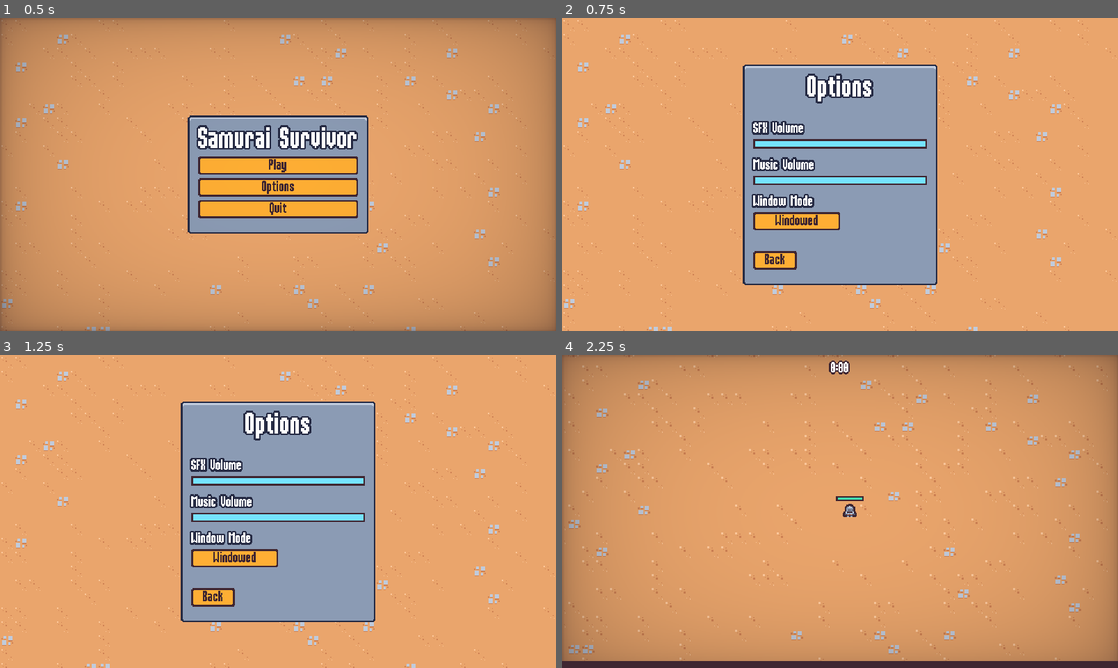
Above: before the commit, frames 1-4 (two rows, left to right).
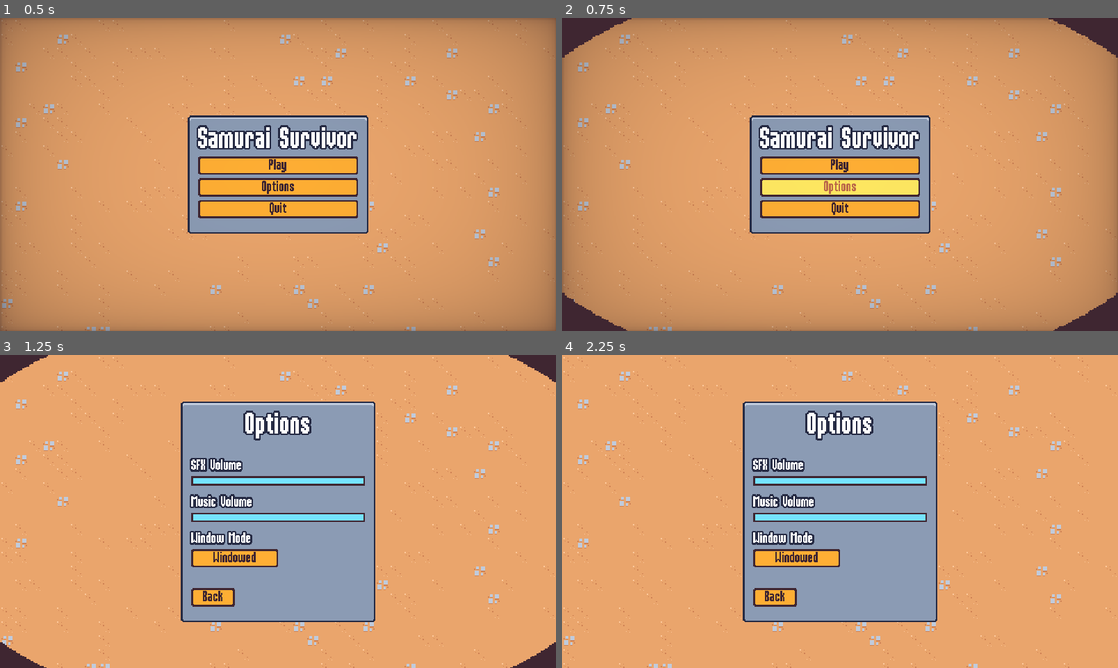
Above: after the commit, the same moments.

Repository: zoli0829/Survival_Godot_4
Game: Godot game, scene res://Scenes/ui/main_menu.tscn
The game is run twice, just before and just after one commit, with the same random seed, the same clock (stepped at 60 frames per second) and the same inputs.
Inputs:
- Up to frame 1 (0.5 s): no input
- Up to frame 2 (0.75 s): click "Options" at 0.5 s
- Up to frame 3 (1.25 s): no input
- Up to frame 4 (2.25 s): click "Back" at 1.25 s; click "Play" at 2 s

Frame 1 is identical in both runs. In frame 2, 54% of the frame differs, in the area x 0-100%, y 0-100%; in frame 3, 1.4%; in frame 4, 59%.
Error before the commit: Parse Error: Could not find type "HitboxComponent" in the current scope. (res://Scenes/ability/sword_ability/sword_ability.gd:4)

Commit message:
added scene transition

Diff:
--- /dev/null
+++ b/Scenes/autoload/screen_transition.gd
@@ -0,0 +1,25 @@
+extends CanvasLayer
+
+signal transitioned_halfway
+
+@onready var animation_player: AnimationPlayer = $AnimationPlayer
+
+var skip_emit = false
+
+
+func transition():
+	$ColorRect.visible = true
+	animation_player.play("default")
+	await animation_player.animation_finished
+	transitioned_halfway.emit()
+	animation_player.play_backwards("default")
+	await animation_player.animation_finished
+	$ColorRect.visible = false
+
+
+func emit_transitioned_halfway():
+	if skip_emit:
+		skip_emit = false
+		return
+
+	transitioned_halfway.emit()
--- /dev/null
+++ b/Scenes/autoload/screen_transition.gdshader
@@ -0,0 +1,17 @@
+shader_type canvas_item;
+
+uniform vec4 transition_color : source_color;
+uniform sampler2D transition_texture : filter_nearest;
+uniform float percent : hint_range(0.0, 1.0);
+
+void fragment() {
+	vec4 transition_texture_color = texture(transition_texture, UV);
+	if (transition_texture_color.r > percent)
+	{
+		COLOR.a = 0.0;
+	}
+	else
+	{
+		COLOR = transition_color;
+	}
+}
--- /dev/null
+++ b/Scenes/autoload/screen_transition.tscn
@@ -0,0 +1,106 @@
+[gd_scene load_steps=8 format=3 uid="uid://deo4hgrfitdy8"]
+
+[ext_resource type="Script" path="res://Scenes/autoload/screen_transition.gd" id="1_iyppn"]
+[ext_resource type="Shader" path="res://Scenes/autoload/screen_transition.gdshader" id="1_otbtc"]
+[ext_resource type="Texture2D" uid="uid://c0ib7u8su6ny7" path="res://assets/ui/screen_transition.png" id="2_djsbh"]
+
+[sub_resource type="Animation" id="Animation_pyhik"]
+resource_name = "default"
+length = 0.4
+step = 0.01
+tracks/0/type = "value"
+tracks/0/imported = false
+tracks/0/enabled = true
+tracks/0/path = NodePath("ColorRect:material:shader_parameter/percent")
+tracks/0/interp = 1
+tracks/0/loop_wrap = true
+tracks/0/keys = {
+"times": PackedFloat32Array(0, 0.4),
+"transitions": PackedFloat32Array(2.07053, 1),
+"update": 0,
+"values": [0.0, 1.0]
+}
+tracks/1/type = "method"
+tracks/1/imported = false
+tracks/1/enabled = true
+tracks/1/path = NodePath(".")
+tracks/1/interp = 1
+tracks/1/loop_wrap = true
+tracks/1/keys = {
+"times": PackedFloat32Array(0.4),
+"transitions": PackedFloat32Array(1),
+"values": [{
+"args": [],
+"method": &"emit_transitioned_halfway"
+}]
+}
+tracks/2/type = "value"
+tracks/2/imported = false
+tracks/2/enabled = true
+tracks/2/path = NodePath("ColorRect:visible")
+tracks/2/interp = 1
+tracks/2/loop_wrap = true
+tracks/2/keys = {
+"times": PackedFloat32Array(0.01, 0.02),
+"transitions": PackedFloat32Array(1, 1),
+"update": 1,
+"values": [false, true]
+}
+
+[sub_resource type="Animation" id="Animation_byne0"]
+length = 0.001
+tracks/0/type = "value"
+tracks/0/imported = false
+tracks/0/enabled = true
+tracks/0/path = NodePath("ColorRect:material:shader_parameter/percent")
+tracks/0/interp = 1
+tracks/0/loop_wrap = true
+tracks/0/keys = {
+"times": PackedFloat32Array(0),
+"transitions": PackedFloat32Array(1),
+"update": 0,
+"values": [0.0]
+}
+tracks/1/type = "value"
+tracks/1/imported = false
+tracks/1/enabled = true
+tracks/1/path = NodePath("ColorRect:visible")
+tracks/1/interp = 1
+tracks/1/loop_wrap = true
+tracks/1/keys = {
+"times": PackedFloat32Array(0),
+"transitions": PackedFloat32Array(1),
+"update": 1,
+"values": [false]
+}
+
+[sub_resource type="AnimationLibrary" id="AnimationLibrary_7wwyh"]
+_data = {
+"RESET": SubResource("Animation_byne0"),
+"default": SubResource("Animation_pyhik")
+}
+
+[sub_resource type="ShaderMaterial" id="ShaderMaterial_07khh"]
+shader = ExtResource("1_otbtc")
+shader_parameter/transition_color = Color(0.247059, 0.14902, 0.192157, 1)
+shader_parameter/percent = 0.0
+shader_parameter/transition_texture = ExtResource("2_djsbh")
+
+[node name="ScreenTransition" type="CanvasLayer"]
+process_mode = 3
+layer = 5
+script = ExtResource("1_iyppn")
+
+[node name="AnimationPlayer" type="AnimationPlayer" parent="."]
+libraries = {
+"": SubResource("AnimationLibrary_7wwyh")
+}
+
+[node name="ColorRect" type="ColorRect" parent="."]
+visible = false
+material = SubResource("ShaderMaterial_07khh")
+anchors_preset = 15
+anchor_right = 1.0
+anchor_bottom = 1.0
+grow_horizontal = 2
+grow_vertical = 2
--- a/Scenes/ui/end_screen.gd
+++ b/Scenes/ui/end_screen.gd
@@ -29,6 +29,8 @@
 
 
 func on_restart_button_pressed():
+	ScreenTransition.transition()
+	await ScreenTransition.transitioned_halfway
 	get_tree().paused = false
 	get_tree().change_scene_to_file("res://Scenes/main/main.tscn")
 
--- a/Scenes/ui/main_menu.gd
+++ b/Scenes/ui/main_menu.gd
@@ -9,10 +9,14 @@
 
 
 func on_play_pressed():
+	ScreenTransition.transition()
+	await ScreenTransition.transitioned_halfway
 	get_tree().change_scene_to_file("res://Scenes/main/main.tscn")
 
 
 func on_options_pressed():
+	ScreenTransition.transition()
+	await ScreenTransition.transitioned_halfway
 	var options_instance = options_scene.instantiate()
 	add_child(options_instance)
 	options_instance.back_pressed.connect(on_options_closed.bind(options_instance))
--- a/Scenes/ui/options_menu.gd
+++ b/Scenes/ui/options_menu.gd
@@ -53,4 +53,6 @@
 
 
 func on_back_pressed():
+	ScreenTransition.transition()
+	await ScreenTransition.transitioned_halfway
 	back_pressed.emit()
--- a/Scenes/ui/pause_menu.gd
+++ b/Scenes/ui/pause_menu.gd
@@ -50,6 +50,8 @@
 
 
 func on_options_pressed():
+	ScreenTransition.transition()
+	await ScreenTransition.transitioned_halfway
 	var options_menu_instance = options_menu_scene.instantiate()
 	add_child(options_menu_instance)
 	options_menu_instance.back_pressed.connect(on_options_back_pressed.bind(options_menu_instance))
--- a/project.godot
+++ b/project.godot
@@ -21,6 +21,7 @@
 
 GameEvents="*res://Scenes/autoload/game_events.tscn"
 MusicPlayer="*res://Scenes/autoload/music_player.tscn"
+ScreenTransition="*res://Scenes/autoload/screen_transition.tscn"
 
 [debug]
 
Binary file added: assets/ui/screen_transition.png
Not shown, added: assets/ui/screen_transition.png.import
